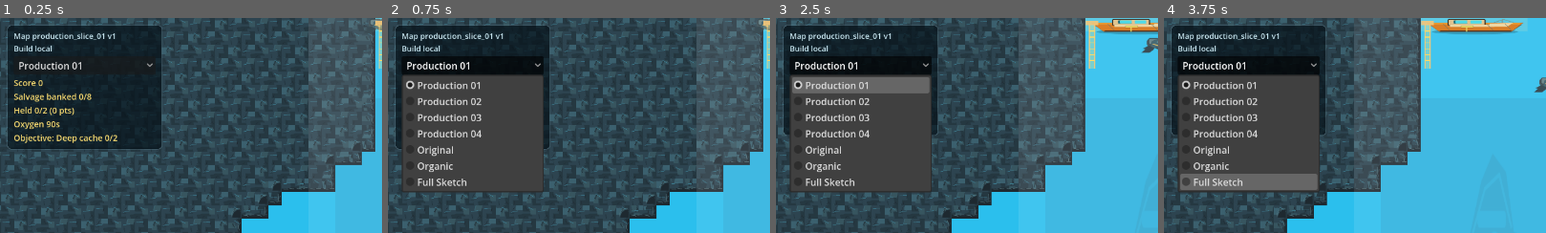
Above: before the commit, frames 1-4 (left to right).
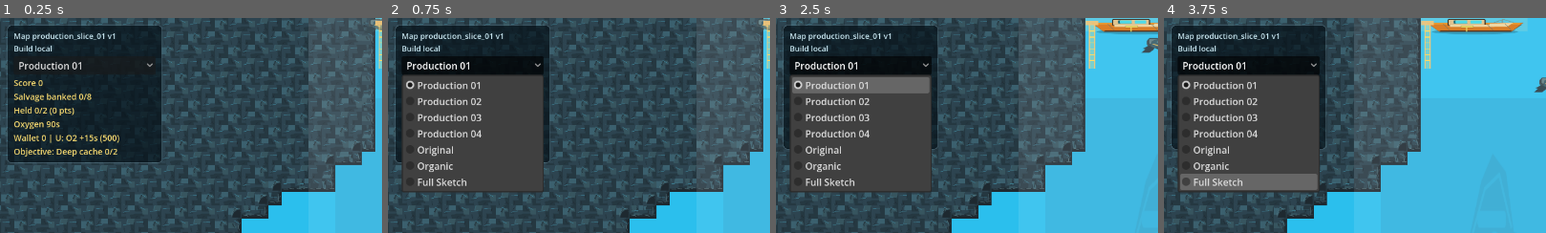
Above: after the commit, the same moments.

Repository: joeypshell/oceangame2
Game: Godot game, scene res://scenes/main/Main.tscn
The game is run twice, just before and just after one commit, with the same random seed, the same clock (stepped at 60 frames per second) and the same inputs.
Inputs:
- Up to frame 1 (0.25 s): no input
- Up to frame 2 (0.75 s): click "Production 01" at 0.5 s
- Up to frame 3 (2.5 s): tap Enter at 1.25 s; hold Right (ui_right) 1.28-2.03 s; tap R at 1.35 s; hold Down (ui_down) from 2.03 s (still down); tap U at 2.1 s
- Up to frame 4 (3.75 s): release Down (ui_down) at 2.78 s; hold Right (ui_right) 2.78-3.53 s; tap R at 2.85 s; hold Up (ui_up) from 3.53 s (still down); tap U at 3.6 s
The pictures show only the part of the screen within x 0-50%, y 0-50%; the shares and areas given below are measured in that part.

The runs differ from the first frame. In frame 1, 3.2% of the frame differs, in the area x 2-43%, y 54-68%; in frame 2, 0.2%; in frame 3, 0.2%; in frame 4, 0.2%.

Commit message:
Add Pass 18 progression overlay feedback

Diff:
--- a/scripts/main/main.gd
+++ b/scripts/main/main.gd
@@ -1102,8 +1102,9 @@
 	var oxygen_text := "Oxygen %ds" % oxygen_seconds
 	if not oxygen_feedback.is_empty():
 		oxygen_text = "Oxygen %ds %s" % [oxygen_seconds, oxygen_feedback]
-
-	_status_label.text = "Score %d\nSalvage banked %d/%d\nHeld %d/%d (%d pts)\n%s" % [
+	var progression_text := _progression_overlay_text()
+
+	_status_label.text = "Score %d\nSalvage banked %d/%d\nHeld %d/%d (%d pts)\n%s\n%s" % [
 		_banked_score,
 		_banked_salvage,
 		_total_salvage,
@@ -1111,6 +1112,7 @@
 		HELD_SALVAGE_CAPACITY,
 		_held_salvage_score,
 		oxygen_text,
+		progression_text,
 	]
 	if not objective_text.is_empty():
 		_status_label.text += "\n%s" % objective_text
@@ -1189,6 +1191,16 @@
 		or status_note.find(" secured +") != -1
 		or status_note.find(" opened +") != -1
 		or status_note == "Salvage interrupted"
+	)
+
+
+func _is_progression_status_note(status_note: String) -> bool:
+	return (
+		status_note == "O2 tank upgraded"
+		or status_note == "O2 tank already upgraded"
+		or status_note == "Upgrade at extraction"
+		or status_note == "Upgrade blocked"
+		or status_note.begins_with("Need ")
 	)
 
 
@@ -1352,6 +1364,22 @@
 	return OXYGEN_MAX_SECONDS + _session_progression.oxygen_bonus_seconds()
 
 
+func _progression_overlay_text() -> String:
+	if _has_oxygen_tank_upgrade():
+		return "Wallet %d | O2 tank +%ds" % [_session_wallet(), int(SessionProgression.OXYGEN_TANK_UPGRADE_SECONDS)]
+	return "Wallet %d | U: O2 +%ds (%d)" % [
+		_session_wallet(),
+		int(SessionProgression.OXYGEN_TANK_UPGRADE_SECONDS),
+		SessionProgression.OXYGEN_TANK_UPGRADE_COST,
+	]
+
+
+func _progression_result_text() -> String:
+	if _has_oxygen_tank_upgrade():
+		return "Wallet %d | O2 tank +%ds" % [_session_wallet(), int(SessionProgression.OXYGEN_TANK_UPGRADE_SECONDS)]
+	return "Wallet %d | O2 tank base" % _session_wallet()
+
+
 func _update_result_panel() -> void:
 	if _result_panel == null or _result_label == null:
 		return
@@ -1377,6 +1405,9 @@
 	var objective_text := _route_commitment_result_text()
 	if not objective_text.is_empty():
 		result_lines.append(objective_text)
+	result_lines.append(_progression_result_text())
+	if _is_progression_status_note(_last_status_note):
+		result_lines.append(_last_status_note)
 	result_lines.append(oxygen_text)
 	result_lines.append("Press R to retry")
 	_result_label.text = "\n".join(result_lines)
Not shown, changed: docs/current/ARCHITECTURE.md
